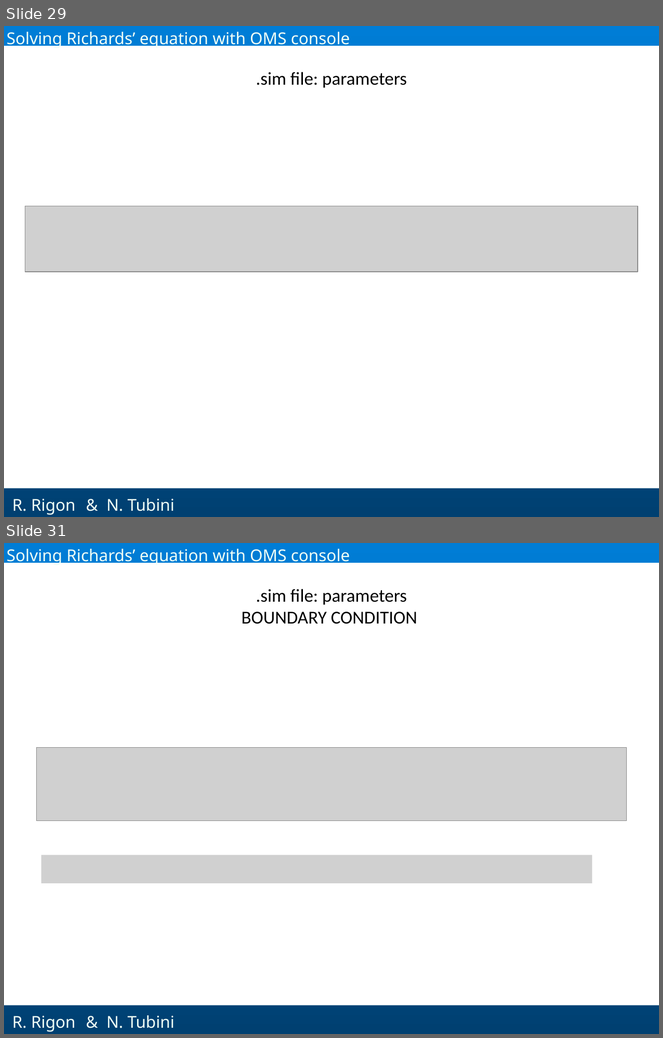
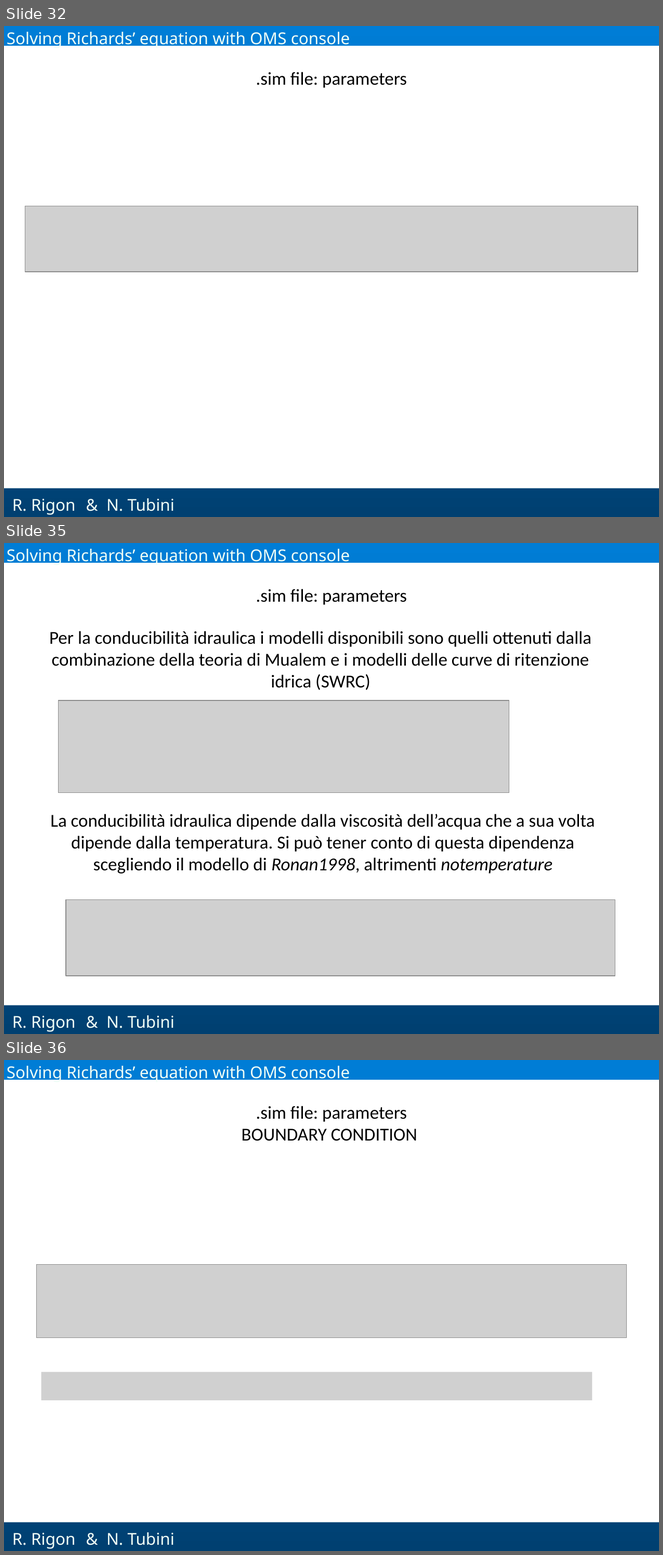
Before and after one commit to GEOframeOMSProjects/OMS_Project_Richards1D, a slide deck: Materials/Richards_OMS.pptx. Shown one above the other, each under a label of ours: slides 29 and 31 before the commit, slides 32, 35 and 36 after it; the slides between them are not shown. The pictures are 663x1038 and 663x1555 pixels, drawn with LibreOffice and Linux fonts; fonts in the diff are those of the drawing; grey boxes stand for pictures; background and template pictures are left out. Boxes give left, top, right and bottom in pixels: in the first picture for what was removed or moved away, otherwise in the second. Text is boxed around its words. In the diff, an @@ line names an element or a change of style, - is before the commit and + after.

```diff
--- a/Materials/Richards_OMS.pptx
+++ b/Materials/Richards_OMS.pptx
@@ slide 35 added at [4, 543, 659, 1034], background gradient #007DD6 to #004071; not listed: 2 template elements that a slide beside it also shows @@
@@ text added at [7, 549, 350, 565], 18 pt, text #F1FEF6 @@
+Solving Richards’ equation with OMS console
@@ text added at [256, 589, 407, 605], 20 pt, text #000000 @@
+.sim file: parameters
@@ text added at [49, 631, 592, 690], 20 pt, text #000000 @@
+Per la conducibilità idraulica i modelli disponibili sono quelli ottenuti dalla combinazione della teoria di Mualem e i modelli delle curve di ritenzione idrica (SWRC)
@@ picture added at [59, 701, 510, 793] @@
@@ text added at [50, 814, 595, 874], 20 pt, text #000000 @@
+La conducibilità idraulica dipende dalla viscosità dell’acqua che a sua volta dipende dalla temperatura. Si può tener conto di questa dipendenza scegliendo il modello di Ronan1998, altrimenti notemperature
@@ picture added at [66, 900, 616, 976] @@
@@ text added at [106, 1016, 175, 1029], 18 pt, text #F1FEF6 @@
+& N. Tubini
@@ what was slide 29 is now slide 32 @@
@@ what was slide 31 is now slide 36 @@
```
Also in this commit, not shown: 15 slides changed, 5 other slides added, 1 slide removed, 13 other files.
